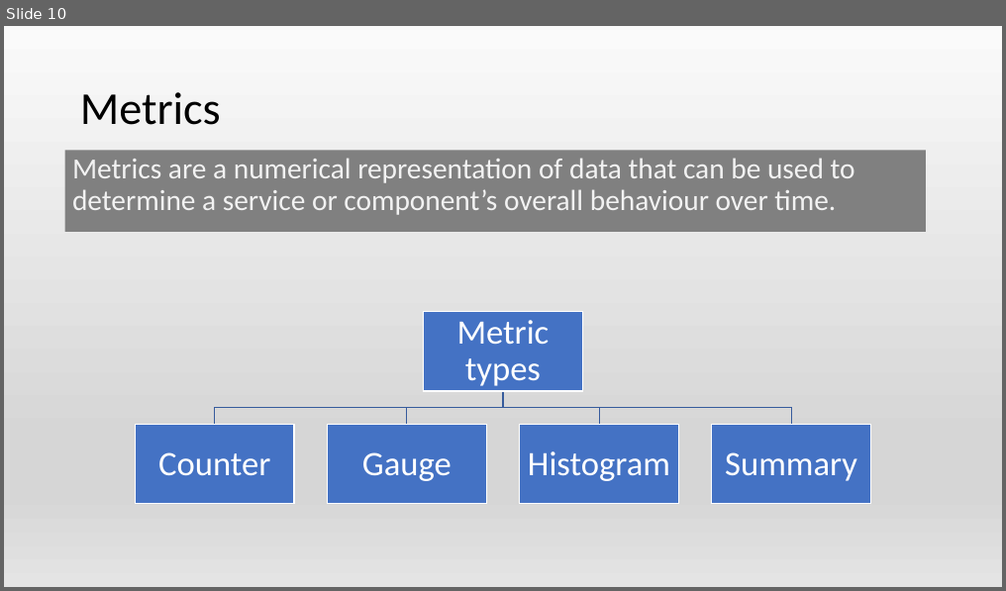
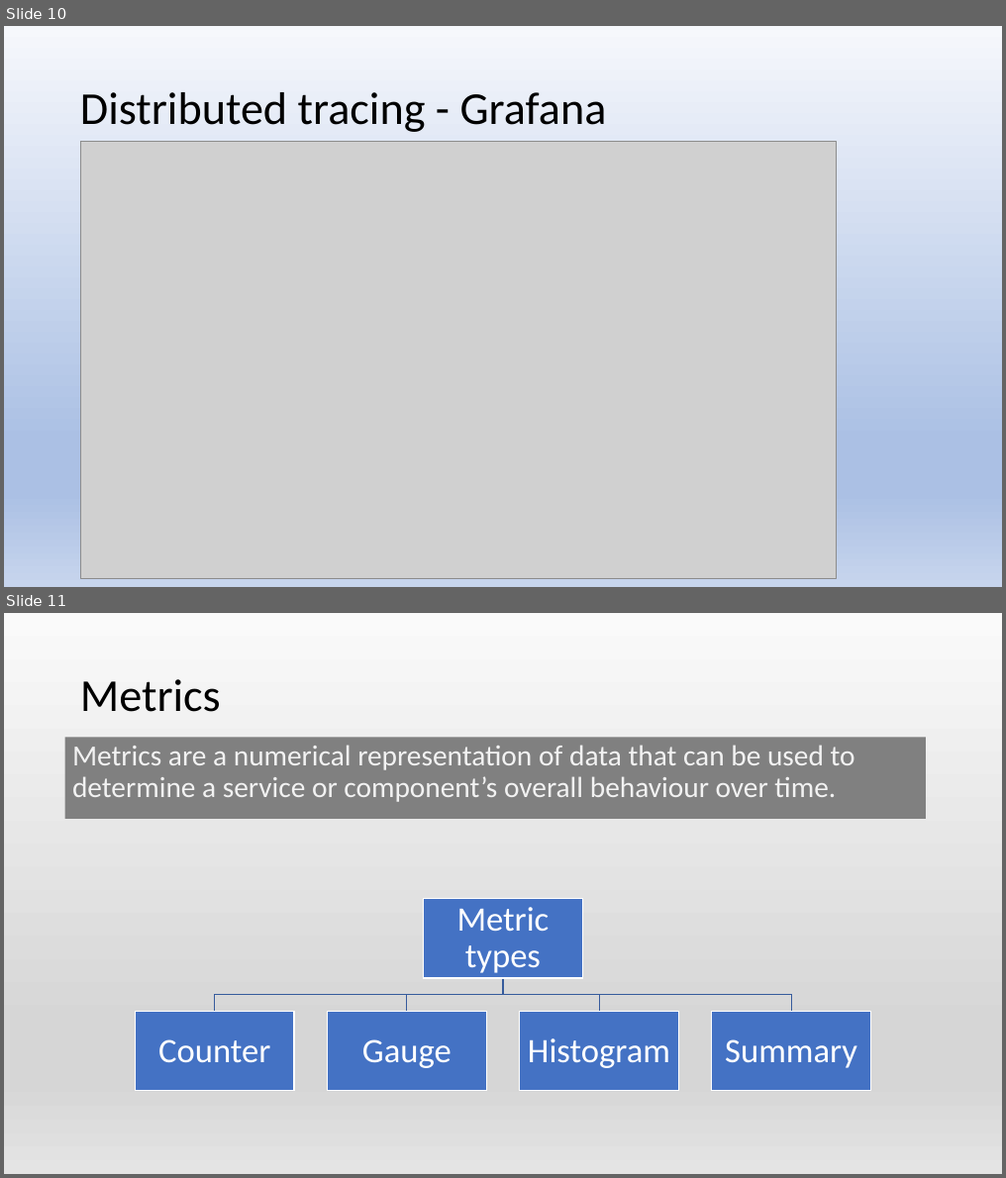
Before and after one commit to Islandskiy/observability, a slide deck: observability.pptx. Shown one above the other, each under a label of ours: slide 10 before the commit, slides 10 and 11 after it. The pictures are 1006x591 and 1006x1178 pixels, drawn with LibreOffice and Linux fonts; fonts in the diff are those of the drawing; grey boxes stand for pictures. Boxes give left, top, right and bottom in pixels: in the first picture for what was removed or moved away, otherwise in the second. Text is boxed around its words. In the diff, an @@ line names an element or a change of style, - is before the commit and + after.

```diff
--- a/observability.pptx
+++ b/observability.pptx
@@ slide 10 added at (4,26,1002,587), background gradient #F6F8FC to #ABC0E4 to #C7D5ED @@
@@ title added at (80,92,607,132), 44 pt, text #000000 @@
+Distributed tracing - Grafana
@@ picture added at (81,141,836,578) @@
@@ what was slide 10 is now slide 11 @@
```
Also in this commit, not shown: 8 slides changed, 5 other slides added, 2 slides removed, 12 other files.
